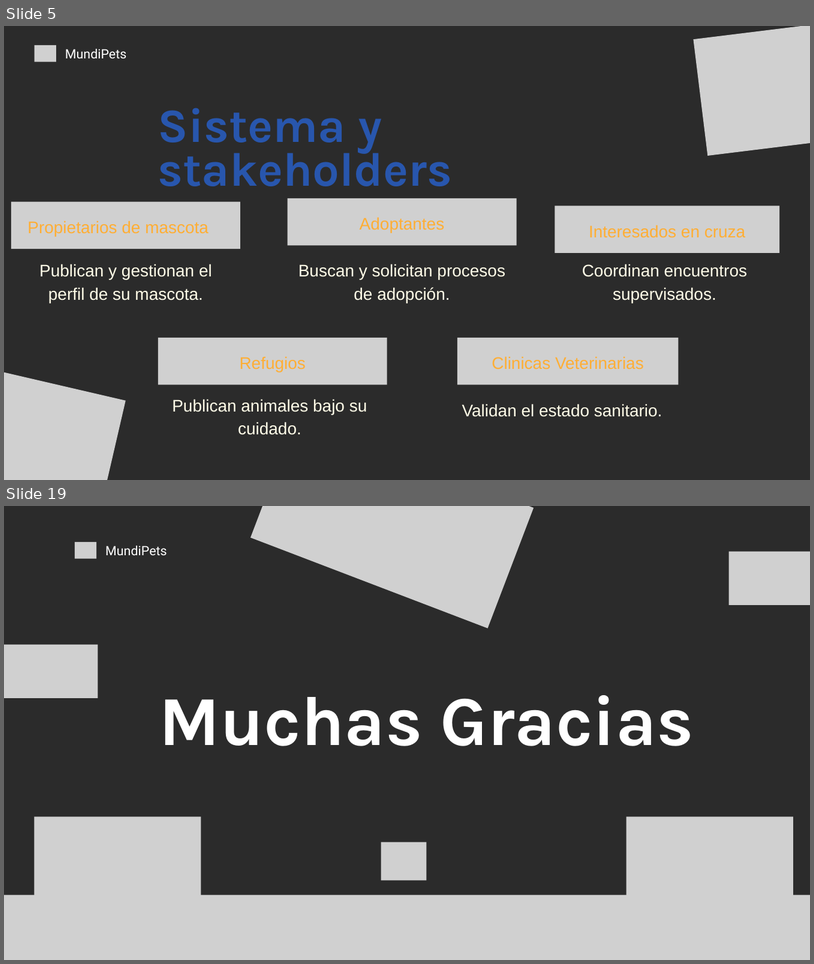
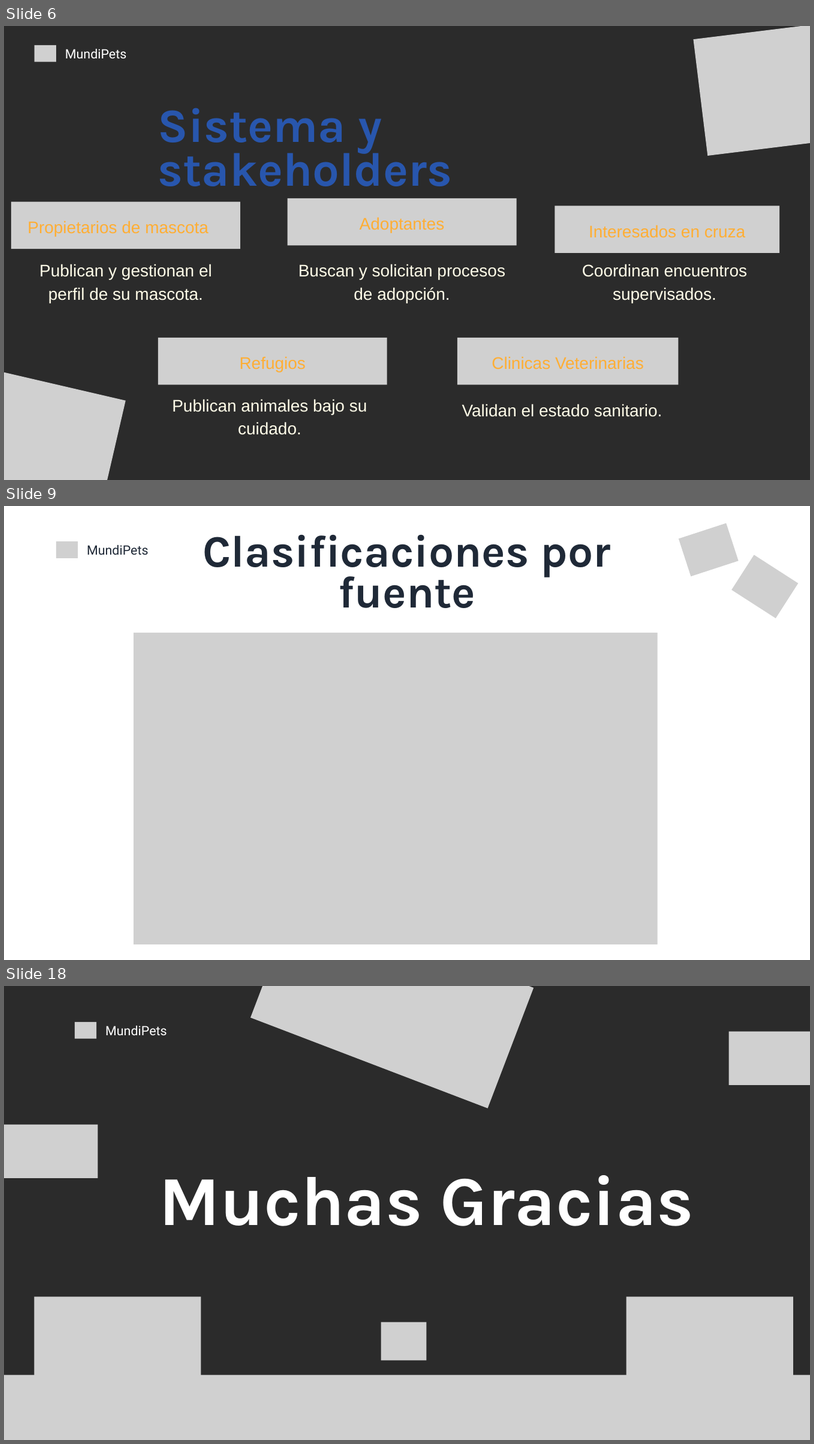
Before and after one commit to andymendozap03/MundiPets-PFC-IngReq, a slide deck: 09_Defensa/Presentación.pptx. Shown one above the other, each under a label of ours: slides 5 and 19 before the commit, slides 6, 9 and 18 after it; the slides between them are not shown. The pictures are 814x964 and 814x1444 pixels, drawn with LibreOffice and Linux fonts; fonts in the diff are those of the drawing; grey boxes stand for pictures; background and template pictures are left out; a plain dark background stands for a picture behind light text. Boxes give left, top, right and bottom in pixels: in the first picture for what was removed or moved away, otherwise in the second. Text is boxed around its words. In the diff, an @@ line names an element or a change of style, - is before the commit and + after.

Commit message:
Actualizar presentacion defensa MundiPets

```diff
--- a/09_Defensa/Presentación.pptx
+++ b/09_Defensa/Presentación.pptx
@@ slide 9 added at (4, 506, 810, 960), background picture (left out) @@
@@ picture added at (679, 523, 738, 576) @@
@@ picture added at (56, 541, 78, 558) @@
@@ text added at (203, 535, 611, 608), 80 pt, text #1F2937, bold @@
+Clasificaciones por fuente
@@ text added at (87, 545, 149, 555), 23 pt, text #1F2937 @@
+MundiPets
@@ picture added at (732, 555, 798, 618) @@
@@ picture added at (134, 633, 658, 944) @@
@@ what was slide 5 is now slide 6 @@
@@ what was slide 19 is now slide 18 @@
```
Also in this commit, not shown: 11 other slides added, 13 slides removed, 1 other file.
